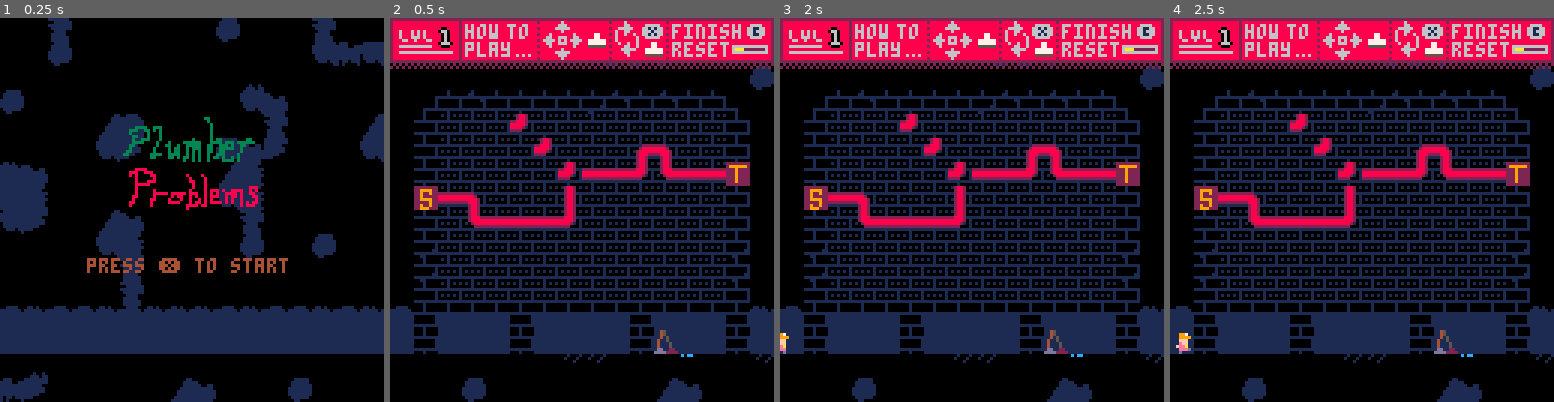
Above: before the commit, frames 1-4 (left to right).
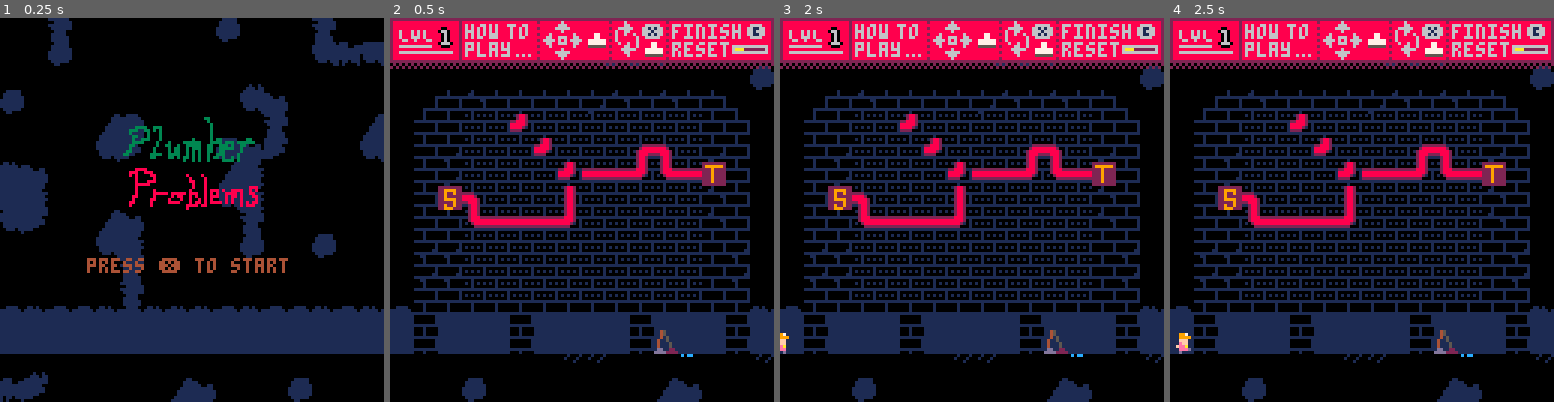
Above: after the commit, the same moments.

Repository: mphelp/picoresearch
Game: PICO-8 cartridge carts/game1.p8
Same seed, same stepped clock (60 frames per second), same inputs: the game is played once before the commit and once after it.
Inputs:
- Up to frame 1 (0.25 s): no input
- Up to frame 2 (0.5 s): tap X (X key) at 0.33 s
- Up to frame 3 (2 s): tap O (Z key) at 0.7, 1.7 s; tap X (X key) at 1.07, 1.85 s; hold Right from 1.6 s (still down)
- Up to frame 4 (2.5 s): release Right at 2.1 s; tap O (Z key) at 2.1 s; hold Up 2.15-2.42 s; hold Right from 2.47 s (still down)

Frame 1 is identical in both runs. In frame 2, 2.0% of the frame differs, in the area x 6-94%, y 25-73%; in frame 3, 2.0%; in frame 4, 2.0%.

Commit message:
levels 1-4 aesthetic changes

Diff:
--- a/carts/game1.p8
+++ b/carts/game1.p8
@@ -372,21 +372,24 @@
 -- g means global
 gst = {
     [1] = {
-        r = { s = {x=33,y=7}, t = {x=46,y=6} },
+        r = { s = {x=34,y=7}, t = {x=45,y=6} },
         g = { },
-        corner = {x=34,y=4}, height = 8, width = 12,
+        corner = {x=35,y=4}, height = 8, width = 10,
     },
     [2] = {
-        r = { s = {x=50,y=12}, t = {x=61,y=8} },
+        r = { s = {x=50,y=9}, t = {x=61,y=5} },
         g = { },
+        corner = {x=51,y=4}, height = 8, width = 10,
     },
     [3] = {
         r = { },
-        g = { s = {x=66,y=12}, t = {x=77,y=8} },
+        g = { s = {x=66,y=9}, t = {x=77,y=5} },
+        corner = {x=67,y=4}, height = 8, width = 10,
     },
     [4] = {
-        r = { s = {x=82,y=13}, t = {x=93,y=8 } },
-        g = { s = {x=82,y=7 }, t = {x=93,y=11} },
+        r = { s = {x=82,y=10}, t = {x=93,y=5 } },
+        g = { s = {x=82,y=4 }, t = {x=93,y=8} },
+        corner = {x=83,y=4}, height = 8, width = 10,
     }
 }
 gsprites = {
@@ -1157,22 +1160,22 @@
 000000000000000000000000000000000903060c0f0f050a0000000000000000903060c0f0f050a00000000000000000693c96c3a55a0000000000000000000000000000000000000000000000000000000000000000000000000000000000000000000000000000000000000001000000000000000000000000000000010101
 0000000000000000000000000000000000000000000000000000000000000000000000000000000000000000000000000000000000000000000000000000000000000000000000000000000000000000000000000000000000000000000000000000000000000000000000000000000000000000000000000000000000000000
 __map__
-0000d3000000000000d1000000d300000000000000f2d500000000000000000000000000e2d50000d3000000000000005e5e5e5e5e5e5e5e5e5e5e5e5e5e5e5e5e5e5e5e5e5e5e5e5e5e5e5e5e5e5e5e5e5e5e5e5e5e5e5e5e5e5e5e5e5e5e5e0000000000000000000000000000000048484848484848484848484848484848
-0000d100000000000000000000f2d2f2000000000000d300000000000000000000000000f2f30000f2d2d2d1000000005e5e5e5e5e5e5e5e5e5e5e5e5e5e5e5e5e5e5e5e5e5e5e5e5e5e5e5e5e5e5e5e5e5e5e5e5e5e5e5e5e5e5e5e5e5e5e5e0000000000000000000000000000000048000000000000000000000000000048
-00000000000000000000c50000000000000000000000d1000000000000d10000000000000000000000000000000000d15e5e5e5e5e5e5e5e5e5e5e5e5e5e5e5e5e5e5e5e5e5e5e5e5e5e5e5e5e5e5e5e5e5e5e5e5e5e5e5e5e5e5e5e5e5e5e5e0000000000000000000000000000000048000000000000000000000000000048
-d1000000000000000000f2e3000000000000000000000000000000000000000000e1c0e8c0c0c0c0d8e8c0e8c0c0f1005e5e5e5e5e5e5e5e5e5e5e5e5e5e5e5e5e5e5e5e5e5e5e5e5e5e5e5e5e5e5e5e5e5e5e5e5e5e5e5e5e5e5e5e5e5e5e5e0000000000000000000000000000000048000000000000000000000000000048
-00000000e2c30000000000d3000000e2c4e300000000000000000000000000e200c0000000130000000000000000c0006e6e6e6f6e6f6e6f6e6f6e6e6e6f6f6e6e6e6e6f6e6f6e6f6e6f6e6e6e6f6f6e6e6e6e6f6e6f6e6f6e6f6e6e6e6f6f6e0000000000000000000000000000000048000000000000000000000000000048
-00000000f2f3000000d1e3f3000000f2e0f300000000000000000000000000f200c0000000001300000011120000c0007e7f7f7f7e7f7e7f7e7f7f7e7e7f7e7f7e7f7f7f7e7f7e7f7e7f7f7e7e7f7e7f7e7f7f7f7e7f7e7f7e7f7f7e7e7f7e7f0000000000000000000000000000000048000000000000000000000000000048
-c4e300000000000000e2d50000000000f30000000000000000d100000000000000c000000000001316161310161636007d6d0707070707070707070707077d7d7d6d0707070707070707070707077d7d7d6d0707070707070707070707077d7d0000000000000000000000000000000048000000000000000000000000000048
-e0d500000000000000f2d50000000000000000000000000000000000000000000037161200000017000000000000c0007d7d0700000000111616161200077d6d7d7d0700002123002122002700077d6d7d7d0522000011161616161612077d6d0000000000000000000000000000000048000000000000000000000000000048
-f2f30000e2e300000000d300000000000000000000000000000000000000000000c0001016161613000000000000c0007d6d0700000000000000001016366d7d7d6d0700002300212320262727046d7d7d6d0727000017000000000011366d7d0000000000000000000000000000000048000000000000000000000000000048
-00000000f2d500000000d10000d100000000000000000000000000000000d10000d8000000000000000000000000d8007d6d0700001100111616161300077d6d7d6d0700000000270027002727077d6d7d6d0720220034000000000017077d6d0000000000000000000000000000000048000000000000000000000000000048
-0000000000d3000000000000000000000000d1000000000000000000e2e3000000d8000000000000000000000000d8006d7d0700001700170000000017077d6d6d7d0700002123270027000000077d6d6d7d0700202634262626262217077d6d0000000000000000000000000000000048000000000000000000000000000048
-0000000000d300000000000000000000000000000000000000000000d4d5000000c0000000000000000000000000c0006d6d0700001012130000000017076d6d6d6d0700002420272623000000076d6d6d6d0700000034000000002035046d6d0000000000000000000000000000000048000000000000000000000000000048
-c3c4c3c3c4c3c4c4c4c3c4c3c3c4c3c4c3c4c3c3c4c3c4c4c4c3c4c3e0e0c3c4c3c0c2c2c2c0c2c2c2c2c0c2c2c2c0c47d7d3716161613000000001113076d6d7d7d0525262300270000000000076d6d7d7d0700000017170000001113076d6d0000000000000000000000000000000048000000000000000000000000000048
-e0e0e0e0e0e0e0e0e0e0e0e0e0e0e0e0e0e0e0e0e0e0e0e0e0e0e0e0e0e0e0e0e0c0e0e0e0c0e0e0e0e0c0f8e0e0c0e07d6d0700000000000000111300077d7d7d6d0700000000270000000000077d7d7d6d3716161613171616161300077d7d0000000000000000000000000000000048000000000000000000000000000048
-00c500000000000000000000000000000000000000000000000000000000000000000000000000f5f5000000e70000f56d7d0700001016161616130000077d6d6d7d0700202626230000000000077d6d6d7d0700000000170000000000077d6d0000000000000000000000000000000048000000000000000000000000000048
-d2f30000000000e2e3000000d1000000e2c4e300000000000000000000d10000000000d100000000000000e2e30000007d6d0707070707070707070707076d7d7d6d0707070707070707070707076d7d7d6d0707070707070707070707076d7d0000000000000000000000000000000048484848484848484848484848484848
+0000d3000000000000d1000000d300000000000000f2d500000000000000000000000000e2d50000d3000000000000000000000000000000000000000000000000000000000000000000000000000000000000000000000000000000000000000000000000000000000000000000000048484848484848484848484848484848
+0000d100000000000000000000f2d2f2000000000000d300000000000000000000000000f2f30000f2d2d2d1000000000000000000000000000000000000000000000000000000000000000000000000000000000000000000000000000000000000000000000000000000000000000048000000000000000000000000000048
+00000000000000000000c50000000000000000000000d1000000000000d10000000000000000000000000000000000d1000000000000000000000000000000d1000000000000000000000000000000d1000000000000000000000000000000d10000000000000000000000000000000048000000000000000000000000000048
+d1000000000000000000f2e3000000000000000000000000000000000000000000e1c0e8c0c0c0c0d8e8c0e8c0c0f10000e1c0e8c0c0c0c0d8e8c0e8c0c0f10000e1c0e8c0c0c0c0d8e8c0e8c0c0f10000e1c0e8c0c0c0c0d8e8c0e8c0c0f10000e1c0e8c0c0c0c0d8e8c0e8c0c0000048000000000000000000000000000048
+00000000e2c30000000000d3000000e2c4e300000000000000000000000000e200c0c000001300000000000000c0c00000c0e800000000111616161200e8c00000c0d800002123002122002700d8c00000c00522000011161616161612c0c00000c0000000000000000000000000000048000000000000000000000000000048
+00000000f2f3000000d1e3f3000000f2e0f300000000000000000000000000f200c0d800000013000000111200d8c00000c0c00000000000000000101636c00000c0d80000230021232026272704c00000c0d82700001700000000001136c00000c0000000000000000000000000000048000000000000000000000000000048
+c4e300000000000000e2d50000000000f30000000000000000d100000000000000c0d80000000013161613101636c00000c0c000001100111616161300c0c00000c0c000000000270027002727c0c00000c0d820220034000000000017c0c00000c0000000000000000000000000000048000000000000000000000000000048
+e0d500000000000000f2d500000000000000000000000000000000000000000000c03712000000170000000000e8c00000c0e800001700170000000017e8c00000c0c000002123270027000000d8c00000c0d800202634262626262217c0c0000037000000000000000000000000000048000000000000000000000000000048
+f2f30000e2e300000000d300000000000000000000000000000000000000000000c0c010161616130000000000e8c00000c0c000001012130000000017c0c00000c0c000002420272623000000c0c00000c0c00000003400000000203504c00000c0000000000000000000000000000048000000000000000000000000000048
+00000000f2d500000000d10000d100000000000000000000000000000000d10000d8d800000000000000000000c0d80000d83716161613000000001113c0d80000d80525262300270000000000e8d80000d8c000000017170000001113c0d80000d8000000000000000000000000000048000000000000000000000000000048
+0000000000d3000000000000000000000000d1000000000000000000e2e3000000d8d800000000000000000000c0d80000d8e800000000000000111300e8d80000d8d800000000270000000000c0d80000d83716161613171616161300e8d80000d8000000000000000000000000000048000000000000000000000000000048
+0000000000d300000000000000000000000000000000000000000000d4d5000000c0c000000000000000000000c0c00000c0c000001016161616130000e8c00000c0c000202626230000000000c0c00000c0c000000000170000000000e8c00000c0000000000000000000000000000048000000000000000000000000000048
+c3c4c3c3c4c3c4c4c4c3c4c3c3c4c3c4c3c4c3c3c4c3c4c4c4c3c4c3e0e0c3c4c3c0c2c2c2c0c2c2c2c2c0c2c2c2c0c4c3c0c2c2c2c0c2c2c2c2c0c2c2c2c0c4c3c0c2c2c2c0c2c2c2c2c0c2c2c2c0c4c3c0c2c2c2c0c2c2c2c2c0c2c2c2c0c40000000000000000000000000000000048000000000000000000000000000048
+e0e0e0e0e0e0e0e0e0e0e0e0e0e0e0e0e0e0e0e0e0e0e0e0e0e0e0e0e0e0e0e0e0c0e0e0e0c0e0e0e0e0c0f8e0e0c0e0e0c0e0e0e0c0e0e0e0e0c0f8e0e0c0e0e0c0e0e0e0c0e0e0e0e0c0f8e0e0c0e0e0c0e0e0e0c0e0e0e0e0c0f8e0e0c0e00000000000000000000000000000000048000000000000000000000000000048
+00c500000000000000000000000000000000000000000000000000000000000000000000000000f5f5000000e70000f500000000000000f5f5000000e70000f500000000000000f5f5000000e70000f500000000000000f5f5000000e70000f50000000000000000000000000000000048000000000000000000000000000048
+d2f30000000000e2e3000000d1000000e2c4e300000000000000000000d10000000000d100000000000000e2e3000000000000d100000000000000e2e3000000000000d100000000000000e2e3000000000000d100000000000000e2e30000000000000000000000000000000000000048484848484848484848484848484848
 cacacacacacacacacacacaca00000000c0c0c0c0c0c0c0c0c0c0c0d0d0d00000f7f7f7f7f7f7f7f7f7f7f7f7f7f7f7f700000000000000000000000000000000f7f7f7f7f7f7f7f7f7f7f7f7f7f7f7f700000000000000000000000000000000f7f7f7f7f7f7f7f7f7f7f7f7f7f7f7f700000000000000000000000000000000
 cacacacacacacacacacacaca00000000c0c0c0e1d1c1c1d1c1c0c0d0d0d0000000000000000000000000000000000000f7f7f7f7f7f7f7f7f7f7f7f7f7f7f7f700000000000000000000000000000000f7f7f7f7f7f7f7f7f7f7f7f7f7f7f7f700000000000000000000000000000000f7f7f7f7f7f7f7f7f7f7f7f7f7f7f7f7
 cacacacacacacacacacacaca00000000c0c0c0c1c1e1c2c3e1c0c0d0d0d00000000000000000000000000000000000000000000000000000000000000000000000000000000000000000000000000000000000000000000000000000000000000000000000000000000000000000000000000000000000000000000000000000
